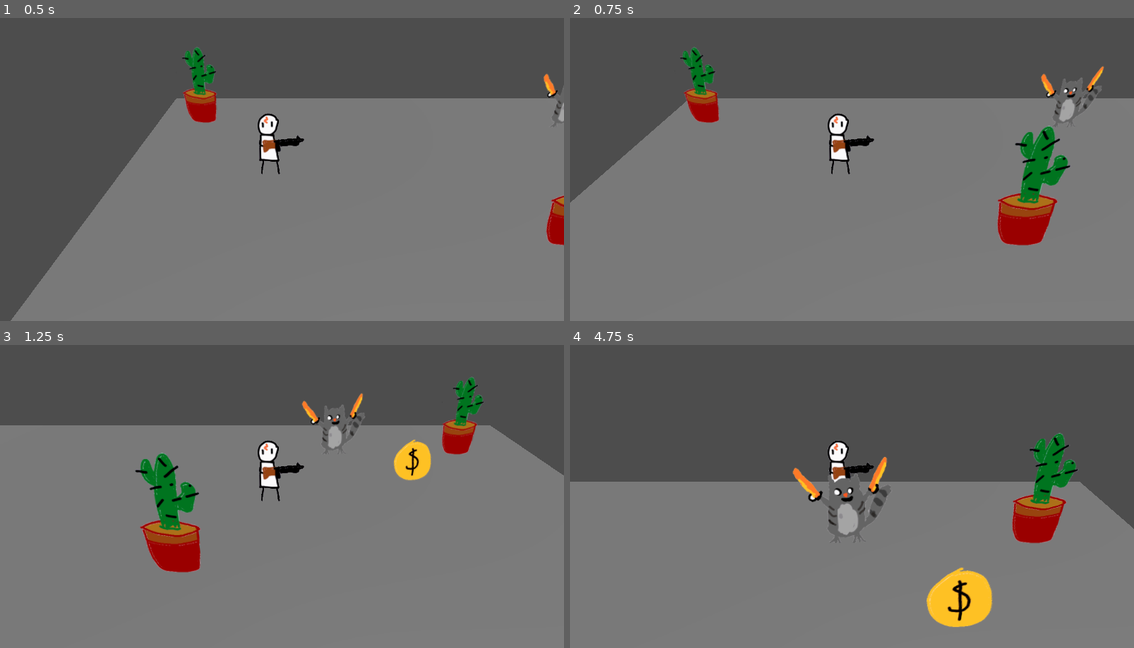
Above: before the commit, frames 1-4 (two rows, left to right).
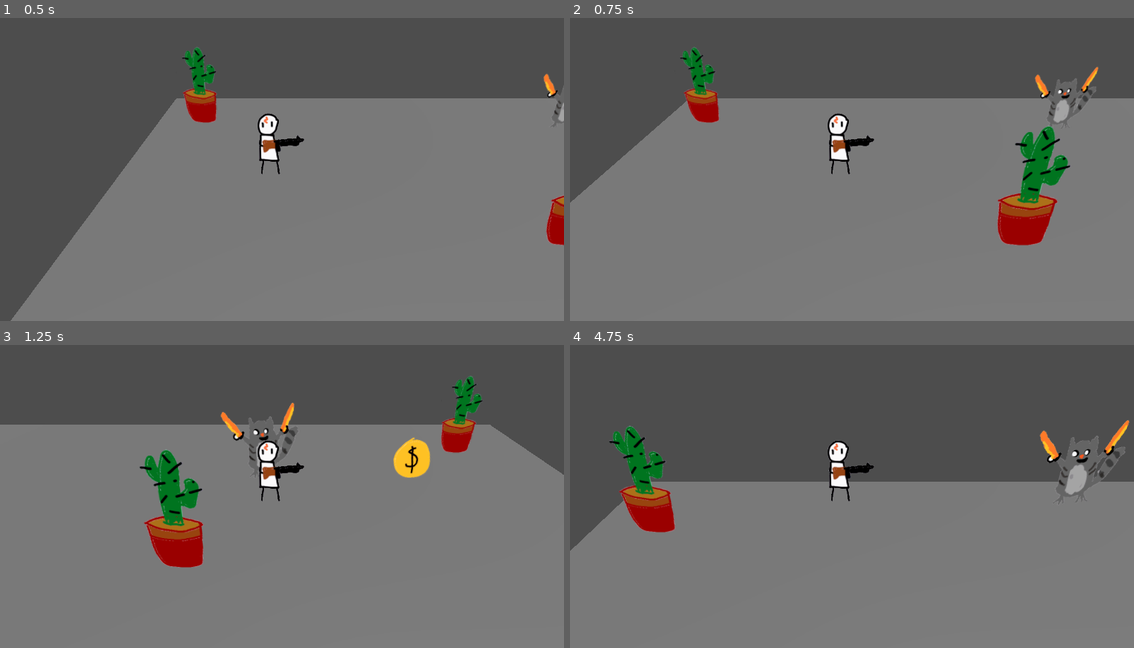
Above: after the commit, the same moments.

Repository: gmuGADIG/DEADSHOT
Game: Godot game, scene res://test_scenes/example_scene.tscn
Two runs of this game, one before a commit and one after it. Both use one fixed random seed, a clock stepped at 60 frames per second and the inputs below.
Inputs:
- Up to frame 1 (0.5 s): no input
- Up to frame 2 (0.75 s): tap Enter at 0.5 s; hold D (move_right) from 0.53 s (still down); tap Space (roll) at 0.6 s
- Up to frame 3 (1.25 s): keep holding D (move_right)
- Up to frame 4 (4.75 s): release D (move_right) at 1.28 s; hold S (move_down) 1.28-2.03 s; tap Space (roll) at 1.35, 2, 2.1, 2.85, 3.6, 4.35 s; hold D (move_right) 2.03-2.78 s; hold W (move_up) 2.78-3.53 s; hold A (move_left) from 3.53 s (still down)

Frame 1 is identical in both runs. In frame 2, 0.7% of the frame differs, in the area x 82-95%, y 15-36%; in frame 3, 3.7%; in frame 4, 9.9%, in the area x 0-100%, y 24-94%.

Commit message:
Added placeholder functions for different enemy states

Diff:
--- a/world/enemy/base/enemy_base.gd
+++ b/world/enemy/base/enemy_base.gd
@@ -45,7 +45,7 @@
 	pass # Replace with function body.
 
 # Called every frame. 'delta' is the elapsed time since the previous frame.
-func _physics_process(_delta: float) -> void:
+func _process(_delta: float) -> void:
 	player_distance = global_position.distance_to(player.global_position);
 	if player_distance > smell_radius:
 		# Player is far away
@@ -58,13 +58,33 @@
 		aggro = AggroState.TRACKING;
 	pass
 
+func _physics_process(_delta: float) -> void:
+	match aggro:
+		AggroState.BENIGN when type == EnemyType.IDLE:
+			idle();
+		AggroState.BENIGN when type == EnemyType.PATROLLING:
+			patrol();
+		AggroState.SCOUTING:
+			scout();
+		AggroState.TRACKING:
+			track();
+
 ## Sets the movement target of this enemy agent.
 func set_movement_target(movement_target: Vector3) -> void:
 	navigation_agent.target_position = movement_target
 	pass
 
+func idle() -> void:
+	pass
+
+func patrol() -> void:
+	pass
+
+func scout() -> void:
+	pass
+
 ## Moves the enemy towards the player.
-func navigate() -> void:
+func track() -> void:
 	# TODO: figure out whether or not it's computationally worth it to set the
 	# target every physics frame.
 	set_movement_target(player.position)
